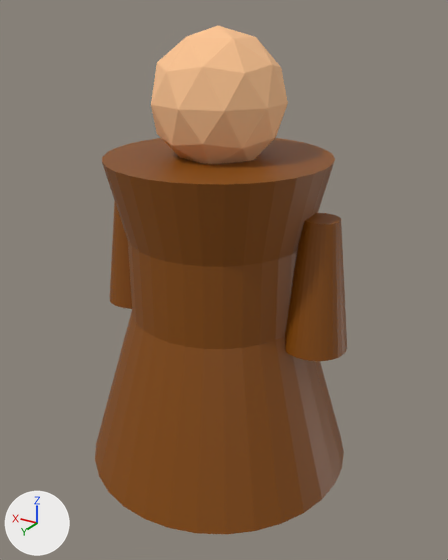
A saved change to the Blender file resources/models/monk.blend.
Before and after are seen from a 50 mm camera at (-0.959, 1.566, 0.449) aimed at (-0.026, 0.012, -0.328). The axes (+X, +Y, +Z) are drawn at lower left. The lights are the same throughout.

The older version as bpy lines, for what is in view:
```python
mat_cloak = principled_material('Cloak')
mat_cloak.base_color = (0.241, 0.0701, 0.0)  # brown #874b00
me_cylinder = bpy.data.meshes.new('Cylinder')
me_cylinder.from_pydata(...)  # 128 vertices, 98 faces; spans x -1.26..1.26, y -1.26..1.26, z -1.0..1.94
me_cylinder.materials.append(mat_cloak)  # brown #874b00
me_cylinder_002 = bpy.data.meshes.new('Cylinder.002')
me_cylinder_002.from_pydata(...)  # a 32-sided cut cone along z (radius 1.0 at the low end, 0.53 at the high end) spanning x -1.0..1.0, y -1.0..1.0, z -1.0..1.0
me_cylinder_002.materials.append(mat_cloak)  # brown #874b00
me_cylinder_003 = bpy.data.meshes.new('Cylinder.003')
me_cylinder_003.from_pydata(...)  # a 32-sided cut cone along z (radius 1.0 at the low end, 0.53 at the high end) spanning x -1.0..1.0, y -1.0..1.0, z -1.0..1.0
me_cylinder_003.materials.append(mat_cloak)  # brown #874b00
me_icosphere = bpy.data.meshes.new('Icosphere')
me_icosphere.from_pydata(...)  # an icosphere of 80 faces spanning x -0.95..0.95, y -1.0..1.0, z -1.0..1.0
me_icosphere.materials.append(mat_head)  # beige #ffc693
ob_arm_l = bpy.data.objects.new('Arm.l', me_cylinder_003)
ob_arm_l.location = (-0.338, 0.0, -0.277)
ob_arm_l.scale = (0.1, 0.1, 0.2)
ob_arm_r = bpy.data.objects.new('Arm.r', me_cylinder_002)
ob_arm_r.location = (0.338, 0.0, -0.277)
ob_arm_r.scale = (0.1, 0.1, 0.2)
ob_cloak = bpy.data.objects.new('Cloak', me_cylinder)
ob_cloak.location = (0.0, 0.0, -0.618)
ob_cloak.scale = (0.35, 0.35, 0.35)
ob_head = bpy.data.objects.new('Head', me_icosphere)
ob_head.location = (0.0, 0.0, 0.219)
ob_head.scale = (0.2, 0.2, 0.2)
```
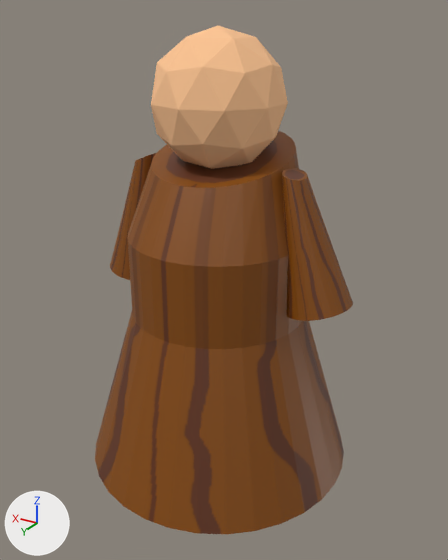
Changed parts and their boxes [x1, y1, x2, y2] in the pictures (448 x 560 px; the box of a moved part takes in the faces that stretch with it):
'Cloak', surface changed, reshaped
    before: [95, 138, 344, 534]
    after: [95, 131, 344, 534]
'Arm.l', surface changed, reshaped, moved, turned
    before: [285, 213, 347, 361]
    after: [282, 168, 353, 321]
'Arm.r', surface changed, reshaped, moved, turned
    before: [110, 202, 132, 309]
    after: [110, 153, 156, 280]
part 1 of me_cylinder, moved or reshaped
    before: [102, 138, 335, 267]
    after: [128, 131, 299, 267]

Patch to the scene script:
```diff
--- a/resources/models/monk.blend.py
+++ b/resources/models/monk.blend.py
@@ img_monk_cloak @@
+img_monk_cloak = load_image('monk_cloak', 'monk_cloak.png', 512, 512, 'sRGB')
@@ mat_cloak @@
 mat_cloak = principled_material('Cloak')
-mat_cloak.base_color = (0.241, 0.0701, 0.0)  # brown #874b00
+mat_cloak.texture = img_monk_cloak
@@ me_cylinder @@
 me_cylinder.from_pydata(...)  # 128 vertices, 98 faces; spans x -1.26..1.26, y -1.26..1.26, z -1.0..1.94
 # used by ob_cloak; location = (0.0, 0.0, -0.618); scale = (0.35, 0.35, 0.35)
+# me_cylinder part 1: all 32 vertices in x -0.97..0.97, y -0.97..0.97, z 1.94 are turned -14 degrees about the x axis through their middle and scaled by 0.638, then moved by (0.0, -0.07, 0.0)
 me_cylinder.materials.append(mat_cloak)
@@ me_cylinder_002 @@
 # used by ob_arm_r; location = (0.338, 0.0, -0.277); scale = (0.1, 0.1, 0.2)
-me_cylinder_002.from_pydata(...)  # 64 vertices, 34 faces; spans x -1.0..1.0, y -1.0..1.0, z -1.0..1.0
+me_cylinder_002.from_pydata(...)  # 64 vertices, 34 faces; spans x -1.0..1.0, y -1.0..1.0, z -1.0..1.11
+# me_cylinder_002 part 2: 30 of 64 vertices moved; they spanned x -0.53..0.53, y -0.52..0.52, z 1.0 and now span x -0.32..0.32, y -0.52..0.52, z 0.89..1.11; mean shift (0.0, 0.0, 0.0); largest move (0.53, 0.0, 1.0) -> (0.32, 0.0, 0.89)
 me_cylinder_002.materials.append(mat_cloak)
@@ me_cylinder_003 @@
 # used by ob_arm_l; location = (-0.338, 0.0, -0.277); scale = (0.1, 0.1, 0.2)
-me_cylinder_003.from_pydata(...)  # 64 vertices, 34 faces; spans x -1.0..1.0, y -1.0..1.0, z -1.0..1.0
+me_cylinder_003.from_pydata(...)  # 64 vertices, 34 faces; spans x -1.0..1.0, y -1.0..1.0, z -1.0..1.08
+# me_cylinder_003 part 3: 30 of 64 vertices moved; they spanned x -0.53..0.53, y -0.52..0.52, z 1.0 and now span x -0.27..0.27, y -0.52..0.52, z 0.92..1.08; mean shift (0.0, 0.0, 0.0); largest move (-0.53, 0.0, 1.0) -> (-0.27, 0.0, 0.92)
 me_cylinder_003.materials.append(mat_cloak)
@@ ob_arm_r @@
 ob_arm_r = bpy.data.objects.new('Arm.r', me_cylinder_002)
-ob_arm_r.location = (0.338, 0.0, -0.277)
+ob_arm_r.location = (0.292, 0.0, -0.165)
+ob_arm_r.rotation_euler = (0.0, -0.162, 0.0)  # degrees (0, -9.3, 0)
 ob_arm_r.scale = (0.1, 0.1, 0.2)
@@ ob_arm_l @@
 ob_arm_l = bpy.data.objects.new('Arm.l', me_cylinder_003)
-ob_arm_l.location = (-0.338, 0.0, -0.277)
+ob_arm_l.location = (-0.298, 0.0, -0.157)
+ob_arm_l.rotation_euler = (0.0, 0.245, 0.0)  # degrees (0, 14, 0)
 ob_arm_l.scale = (0.1, 0.1, 0.2)
```
